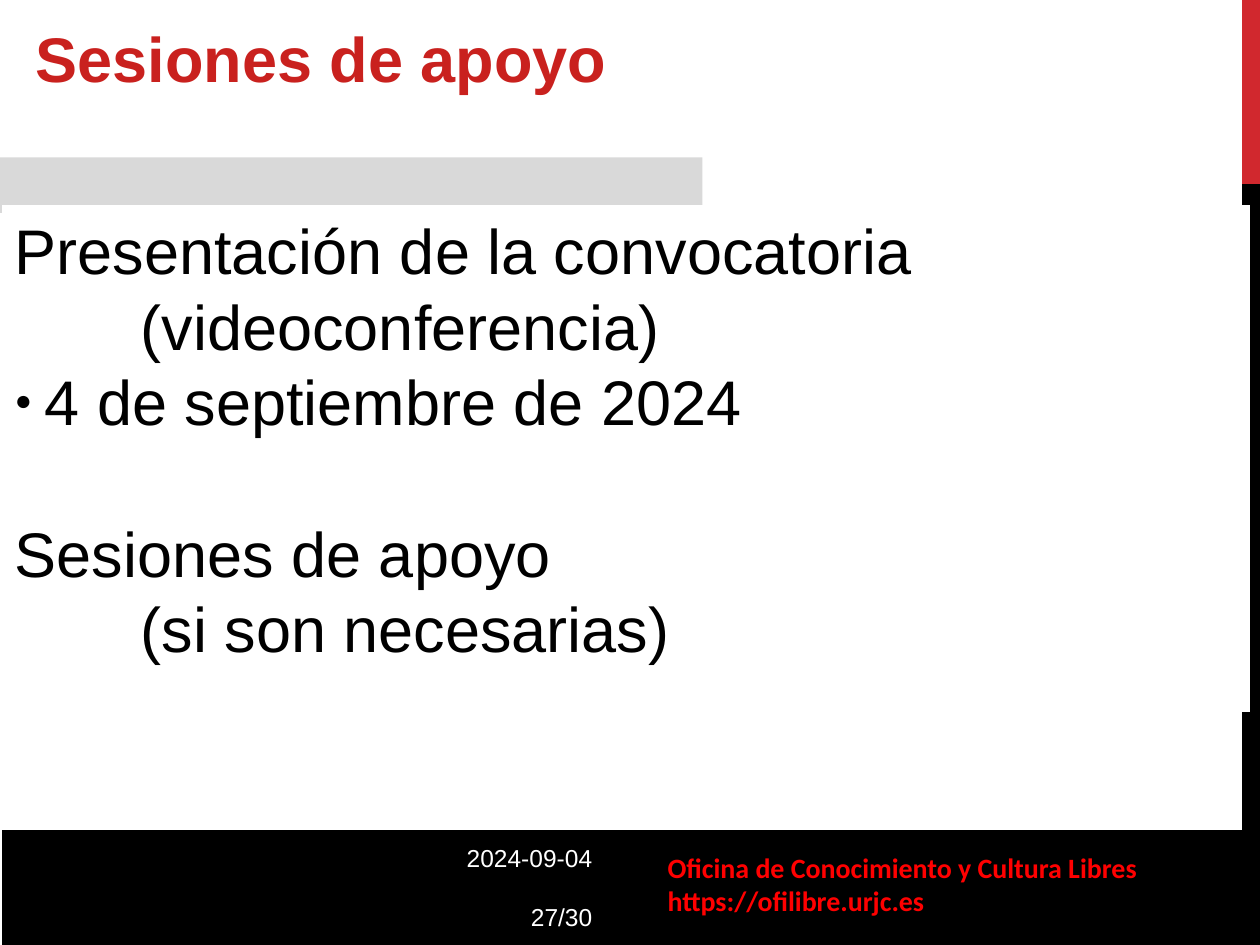
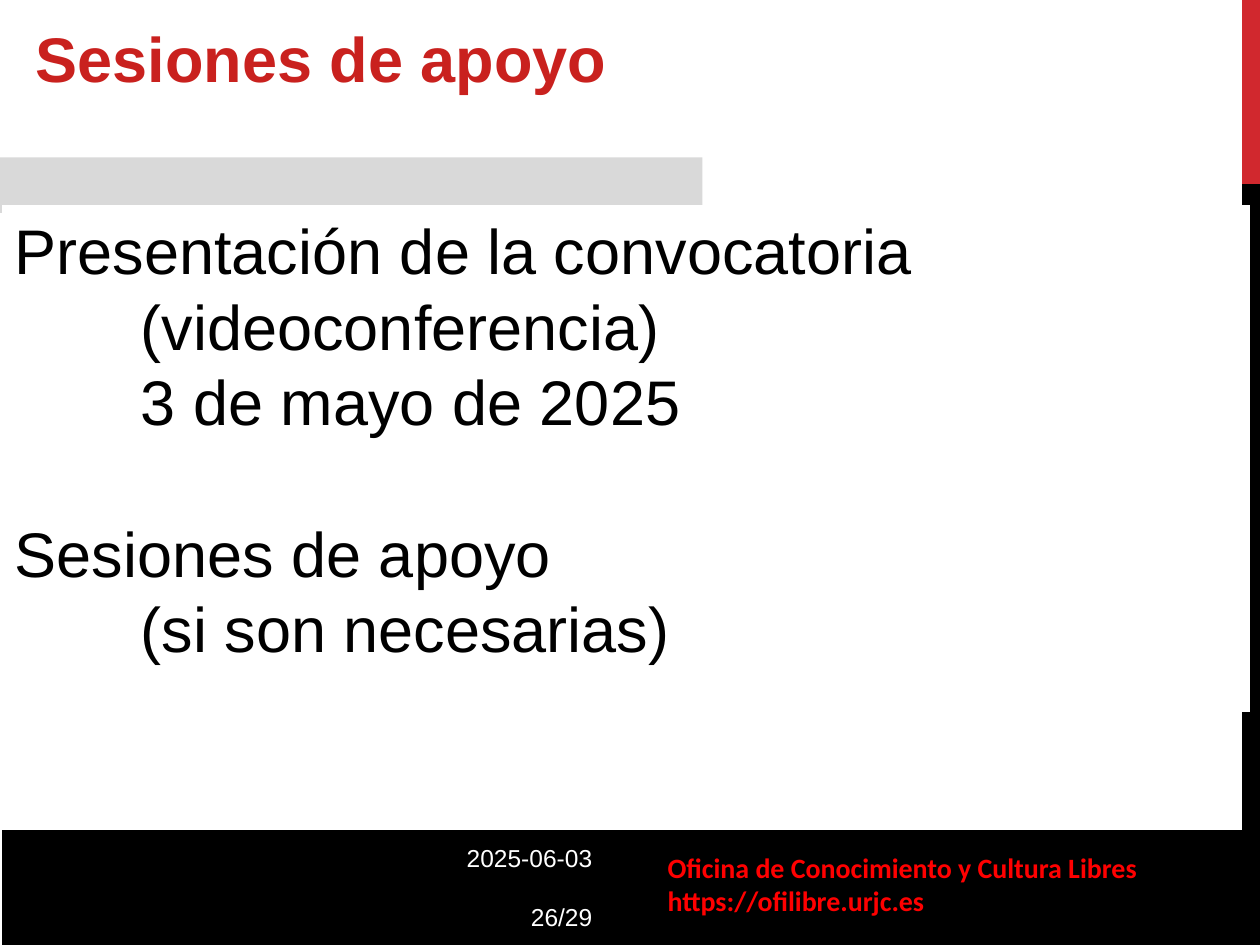
Before and after one commit to roberto-red/ofilibre, a slide deck: slide 26 of static/transpas/convocatoria-asignaturas-abierto/Convocatoria_Asignaturas_Abierto.odp (slide 27 before the commit). Drawn at 1260x945 pixels with LibreOffice and Linux fonts; fonts in the diff are those of the drawing; background and template pictures are left out. Boxes give left, top, right and bottom in pixels: in the first picture for what was removed or moved away, otherwise in the second. Text is boxed around its words. In the diff, an @@ line names an element or a change of style, - is before the commit and + after.

```diff
--- a/static/transpas/convocatoria-asignaturas-abierto/Convocatoria_Asignaturas_Abierto.odp
+++ b/static/transpas/convocatoria-asignaturas-abierto/Convocatoria_Asignaturas_Abierto.odp
@@ text in rectangle at [141, 379, 680, 437]: text changed @@
-● 4 de septiembre de 2024
+3 de mayo de 2025
@@ text at [467, 850, 592, 927]: text changed @@
-2024-09-04
-27/30
+2025-06-03
+26/29
```
Also in this commit, not shown: 18 other slides changed, 1 slide removed, 1 other file.
